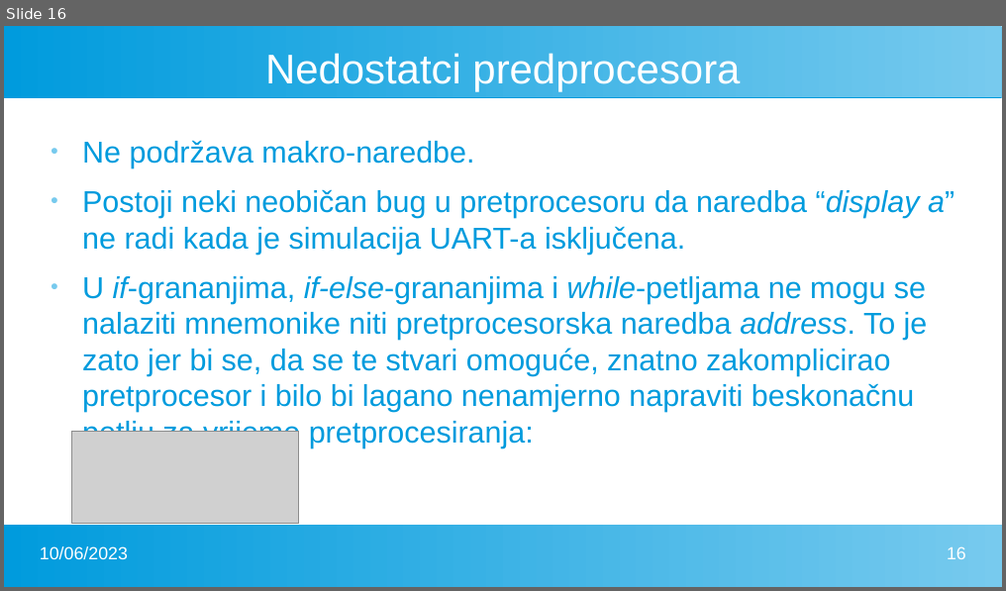
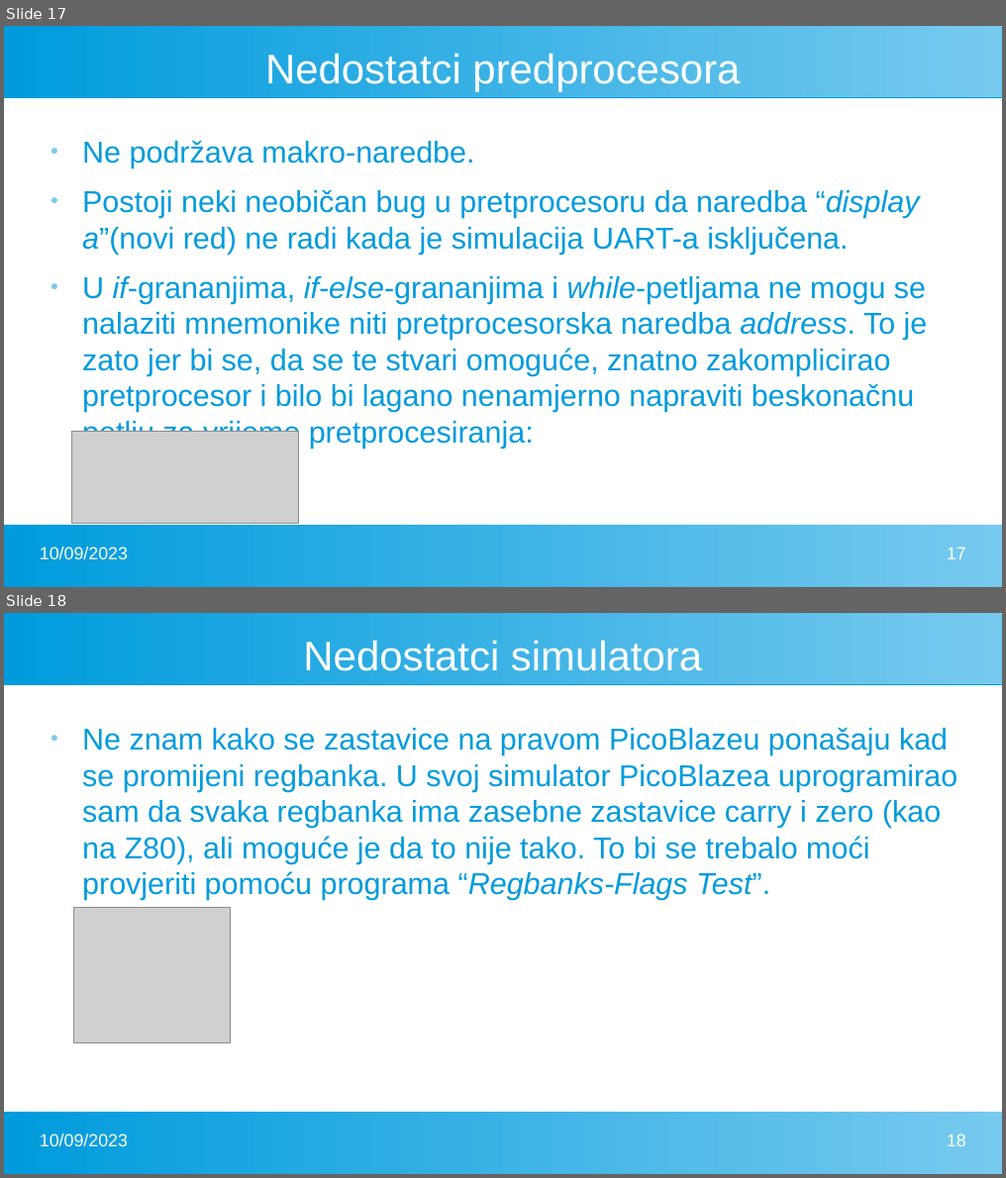
Before and after one commit to FlatAssembler/PicoBlaze_Simulator_in_JS, a slide deck: seminar/PicoBlaze.pptx. Shown one above the other, each under a label of ours: slide 16 before the commit, slides 17 and 18 after it. The pictures are 1006x591 and 1006x1178 pixels, drawn with LibreOffice and Linux fonts; fonts in the diff are those of the drawing; grey boxes stand for pictures. Boxes give left, top, right and bottom in pixels: in the first picture for what was removed or moved away, otherwise in the second. Text is boxed around its words. In the diff, an @@ line names an element or a change of style, - is before the commit and + after.

```diff
--- a/seminar/PicoBlaze.pptx
+++ b/seminar/PicoBlaze.pptx
@@ slide 18 added at (x1=4, y1=613, x2=1002, y2=1174), background #FFFFFF; not listed: 2 template elements that a slide beside it also shows @@
@@ title added at (x1=303, y1=640, x2=702, y2=671), 33 pt, text #FFFFFF @@
+Nedostatci simulatora
@@ text added at (x1=82, y1=727, x2=957, y2=900), 24 pt, text #009BDD @@
+● Ne znam kako se zastavice na pravom PicoBlazeu ponašaju kad se promijeni regbanka. U svoj simulator PicoBlazea uprogramirao sam da svaka regbanka ima zasebne zastavice carry i zero (kao na Z80), ali moguće je da to nije tako. To bi se trebalo moći provjeriti pomoću programa “Regbanks-Flags Test”.
@@ picture added at (x1=74, y1=907, x2=231, y2=1043) @@
@@ text added at (x1=40, y1=1134, x2=128, y2=1147), 14 pt, text #FFFFFF @@
+10/09/2023
@@ page number added at (x1=946, y1=1134, x2=966, y2=1147), 14 pt, text #FFFFFF @@
+18
@@ what was slide 16 is now slide 17 @@
@@ slide 17 changed as well @@
@@ text at (x1=82, y1=189, x2=920, y2=254): text changed @@
-● Postoji neki neobičan bug u pretprocesoru da naredba “display a” ne radi kada je simulacija UART-a isključena.
+● Postoji neki neobičan bug u pretprocesoru da naredba “display a”(novi red) ne radi kada je simulacija UART-a isključena.
@@ text at (x1=40, y1=547, x2=128, y2=560): text changed @@
-10/06/2023
+10/09/2023
@@ page number at (x1=946, y1=548, x2=966, y2=560): text changed @@
-16
+17
```
Also in this commit, not shown: 17 other slides changed, 1 other slide added, 1 other file.
